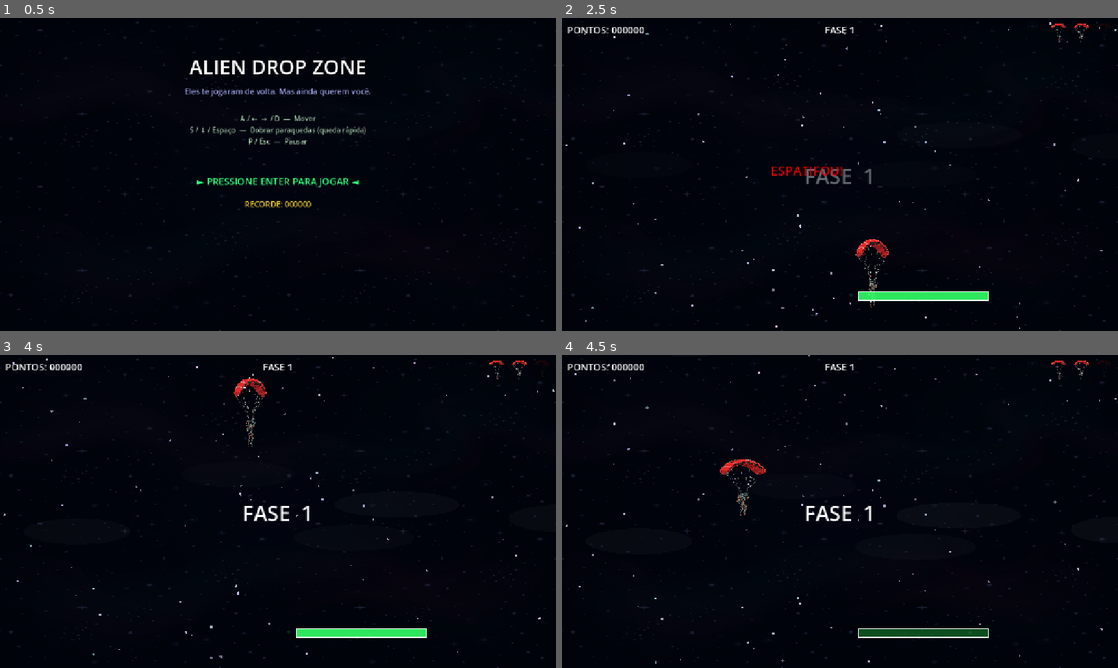
Above: before the commit, frames 1-4 (two rows, left to right).
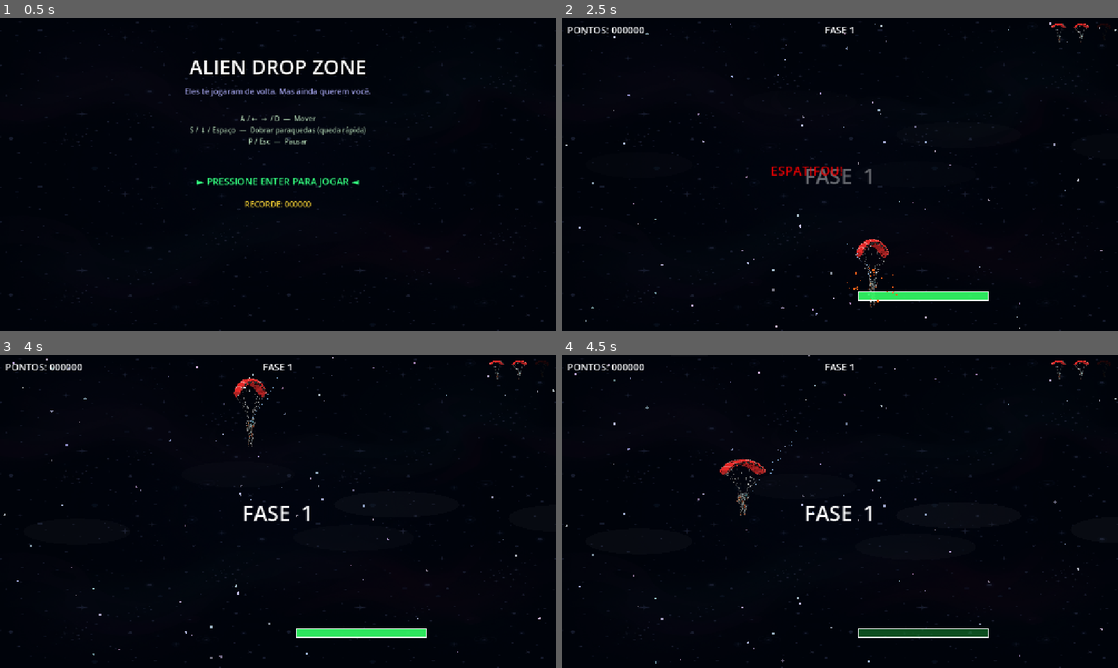
Above: after the commit, the same moments.

Repository: lucascarvalhoUEA/prototipo-jogo-2d-inedito
Game: Godot game, scene res://scenes/menus/TitleScreen.tscn
Two runs of this game, one before a commit and one after it. Both use one fixed random seed, a clock stepped at 60 frames per second and the inputs below. Sound files missing from this copy of the repository are replaced by a short silence.
Inputs:
- Up to frame 1 (0.5 s): no input
- Up to frame 2 (2.5 s): tap Enter (ui_accept) at 0.5, 0.77, 1.52 s; hold D (move_right) 0.53-1.28 s; hold S (fold_chute) 0.53-1.28 s; hold A (move_left) 1.28-2.03 s; tap Space at 1.35 s; hold D (move_right) from 2.03 s (still down); hold S (fold_chute) from 2.03 s (still down)
- Up to frame 3 (4 s): release S (fold_chute) at 2.78 s; tap Space at 2.85 s; tap Enter (ui_accept) at 3.02, 3.77 s; release D (move_right) at 3.53 s; hold A (move_left) from 3.53 s (still down); hold S (fold_chute) from 3.53 s (still down)
- Up to frame 4 (4.5 s): keep holding A (move_left); release S (fold_chute) at 4.28 s; tap Space at 4.35 s

Frame 1 is identical in both runs. In frame 2, less than 0.1% of the frame differs, in the area x 51-61%, y 72-92%; in frame 3, less than 0.1%; in frame 4, less than 0.1%.

Commit message:
feat: audio assets

Diff:
--- a/project.godot
+++ b/project.godot
@@ -18,6 +18,7 @@
 [autoload]
 
 GameManager="*res://scripts/GameManager.gd"
+AudioManager="*res://scripts/AudioManager.gd"
 
 [display]
 
--- a/scripts/AlienBase.gd
+++ b/scripts/AlienBase.gd
@@ -56,6 +56,7 @@
 # ── Destruição ────────────────────────────────────────────────────────────────
 
 func destroy() -> void:
+	Effects.spawn_burst(get_tree().current_scene, global_position, Color(1.0, 0.6, 0.1), 20, 240.0, 0.6)
 	GameManager.add_score(score_value)
 	emit_signal("alien_destroyed")
 	queue_free()
--- a/scripts/AlienShooter.gd
+++ b/scripts/AlienShooter.gd
@@ -40,6 +40,7 @@
 func _shoot() -> void:
 	if not is_instance_valid(_player):
 		return
+	AudioManager.play_sfx("laser")
 	var dir: Vector2 = (_player.global_position - global_position).normalized()
 	var proj: RigidBody2D = _create_projectile()
 	proj.global_position = global_position
--- /dev/null
+++ b/scripts/AudioManager.gd
@@ -0,0 +1,62 @@
+## AudioManager.gd
+## Autoload Singleton — toca efeitos sonoros e música de fundo em loop manual.
+
+extends Node
+
+const SFX: Dictionary = {
+	"whoosh": preload("res://assets/audio/whoosh.wav"),
+	"thud": preload("res://assets/audio/thud.wav"),
+	"crash": preload("res://assets/audio/crash.wav"),
+	"hit": preload("res://assets/audio/hit.wav"),
+	"pickup": preload("res://assets/audio/coin-pickup.wav"),
+	"laser": preload("res://assets/audio/laser.wav"),
+}
+const MUSIC_THEME: AudioStream = preload("res://assets/audio/theme.wav")
+const SFX_POOL_SIZE: int = 8
+
+var _sfx_pool: Array[AudioStreamPlayer] = []
+var _next_player_index: int = 0
+var _music_player: AudioStreamPlayer
+
+
+func _ready() -> void:
+	# Continua tocando com o jogo pausado (menu de pausa)
+	process_mode = Node.PROCESS_MODE_ALWAYS
+
+	for i in SFX_POOL_SIZE:
+		var p := AudioStreamPlayer.new()
+		p.process_mode = Node.PROCESS_MODE_ALWAYS
+		add_child(p)
+		_sfx_pool.append(p)
+
+	_music_player = AudioStreamPlayer.new()
+	_music_player.process_mode = Node.PROCESS_MODE_ALWAYS
+	_music_player.stream = MUSIC_THEME
+	_music_player.volume_db = -8.0
+	_music_player.finished.connect(_on_music_finished)
+	add_child(_music_player)
+
+
+func play_sfx(name: String, volume_db: float = 0.0) -> void:
+	if not SFX.has(name):
+		return
+	var player: AudioStreamPlayer = _sfx_pool[_next_player_index]
+	_next_player_index = (_next_player_index + 1) % _sfx_pool.size()
+	player.stream = SFX[name]
+	player.volume_db = volume_db
+	player.play()
+
+
+func play_music() -> void:
+	if _music_player.playing:
+		return
+	_music_player.play()
+
+
+func stop_music() -> void:
+	_music_player.stop()
+
+
+func _on_music_finished() -> void:
+	# Loop manual (independe da flag de loop do arquivo importado)
+	_music_player.play()
--- /dev/null
+++ b/scripts/Effects.gd
@@ -0,0 +1,30 @@
+## Effects.gd
+## Helpers estáticos para efeitos visuais rápidos ("game feel").
+## Não é autoload: chame como `Effects.spawn_burst(...)` graças ao class_name.
+
+extends Node
+class_name Effects
+
+
+## Cria uma explosão de partículas de disparo único (one-shot) e se autodestrói.
+static func spawn_burst(parent: Node, global_pos: Vector2, color: Color,
+		amount: int = 16, speed: float = 220.0, lifetime: float = 0.6) -> void:
+	var p := CPUParticles2D.new()
+	parent.add_child(p)
+	p.global_position = global_pos
+	p.amount = amount
+	p.lifetime = lifetime
+	p.one_shot = true
+	p.explosiveness = 1.0
+	p.spread = 180.0
+	p.initial_velocity_min = speed * 0.4
+	p.initial_velocity_max = speed
+	p.gravity = Vector2(0, 200)
+	p.scale_amount_min = 2.0
+	p.scale_amount_max = 4.0
+	p.color = color
+	p.emitting = true
+
+	await parent.get_tree().create_timer(lifetime + 0.2).timeout
+	if is_instance_valid(p):
+		p.queue_free()
--- a/scripts/Game.gd
+++ b/scripts/Game.gd
@@ -22,6 +22,7 @@
 	GameManager.phase_complete.connect(_on_phase_complete)
 	player.hit_by_alien.connect(_on_player_hit_by_alien)
 	GameManager.start_new_game()
+	AudioManager.play_music()
 	_setup_background()
 	_setup_landing_zone()
 
@@ -92,9 +93,11 @@
 
 	# Se aterrissar rápido demais (esmagando o botão para baixo), espatifa e perde vida!
 	if landing_speed > 350.0:
+		AudioManager.play_sfx("crash")
 		_handle_life_lost("ESPATIFOU!")
 		return
 
+	AudioManager.play_sfx("thud")
 	var dist: float = abs(player.global_position.x - landing_zone.global_position.x)
 	var bonus: int
 
--- a/scripts/ItemPickup.gd
+++ b/scripts/ItemPickup.gd
@@ -66,6 +66,9 @@
 func _on_body_entered(body: Node) -> void:
 	if not body.is_in_group("player"):
 		return
+	var color: Color = TYPE_DATA[int(item_type)]["color"]
+	AudioManager.play_sfx("pickup")
+	Effects.spawn_burst(get_tree().current_scene, global_position, color, 14, 160.0, 0.5)
 	_apply_effect(body)
 	_show_pickup_text()
 	queue_free()
--- a/scripts/Parachuter.gd
+++ b/scripts/Parachuter.gd
@@ -38,8 +38,12 @@
 var _blink_active: bool = false
 
 
+var _dive_trail: CPUParticles2D
+
+
 func _ready() -> void:
 	_setup_sprite()
+	_setup_dive_trail()
 	_update_sprite()
 	if damage_flash:
 		damage_flash.queue_free()
@@ -63,6 +67,26 @@
 
 	add_child(spr)
 	move_child(spr, 0)
+
+
+func _setup_dive_trail() -> void:
+	# Rastro de partículas exibido durante o mergulho (paraquedas dobrado)
+	var trail := CPUParticles2D.new()
+	trail.name = "DiveTrail"
+	trail.position = Vector2(0, -10)
+	trail.emitting = false
+	trail.amount = 24
+	trail.lifetime = 0.4
+	trail.direction = Vector2(0, -1)
+	trail.spread = 20.0
+	trail.initial_velocity_min = 40.0
+	trail.initial_velocity_max = 80.0
+	trail.gravity = Vector2.ZERO
+	trail.scale_amount_min = 1.5
+	trail.scale_amount_max = 3.0
+	trail.color = Color(0.6, 0.8, 1.0, 0.7)
+	add_child(trail)
+	_dive_trail = trail
 
 
 func _physics_process(delta: float) -> void:
@@ -99,7 +123,10 @@
 	if is_captured:
 		velocity.y = -tractor_pull_speed
 		return
+	var was_folded: bool = is_chute_folded
 	is_chute_folded = Input.is_action_pressed("fold_chute")
+	if is_chute_folded and not was_folded:
+		AudioManager.play_sfx("whoosh")
 	_update_sprite()
 	var target_fall: float = fall_speed_folded if is_chute_folded else fall_speed_open
 	velocity.y = target_fall
@@ -136,6 +163,7 @@
 func take_damage() -> void:
 	if _invincible or is_dead or is_landed:
 		return
+	AudioManager.play_sfx("hit")
 	if shield_active:
 		deactivate_shield()
 		_flash_damage()
@@ -208,6 +236,9 @@
 func die() -> void:
 	is_dead = true
 	velocity = Vector2.ZERO
+	if _dive_trail:
+		_dive_trail.emitting = false
+	Effects.spawn_burst(get_tree().current_scene, global_position, Color(1.0, 0.4, 0.1), 24, 260.0, 0.7)
 	# AnimationPlayer pode não ter animação 'death'; ignoramos se não existir
 	var anim_player: AnimationPlayer = $AnimationPlayer
 	if anim_player and anim_player.has_animation("death"):
@@ -224,6 +255,9 @@
 		else:
 			main_spr.scale = Vector2(0.14, 0.14) # Normal
 
+	if _dive_trail:
+		_dive_trail.emitting = is_chute_folded
+
 	emit_signal("chute_folded", is_chute_folded)
 
 
--- a/scripts/TitleScreen.gd
+++ b/scripts/TitleScreen.gd
@@ -15,6 +15,8 @@
 var _blink_on: bool = true
 
 func _ready() -> void:
+	AudioManager.play_music()
+
 	# Ocultar o texto cinza na parte inferior
 	if credits_label:
 		credits_label.visible = false
Not shown, added: assets/audio/coin-pickup.wav.import
Not shown, added: assets/audio/crash.wav.import
Not shown, added: assets/audio/hit.wav.import
Not shown, added: assets/audio/laser.wav.import
Not shown, added: assets/audio/theme.wav.import
Not shown, added: assets/audio/thud.wav.import
Not shown, added: assets/audio/whoosh.wav.import
Not shown, added: assets/backgrounds/space_bg.png.import
Not shown, added: assets/sprites/alien_capture.png.import
Not shown, added: assets/sprites/alien_patroller.png.import
Not shown, added: assets/sprites/alien_shooter.png.import
Not shown, added: assets/sprites/parachuter.png.import
(and 16 more such lines)
